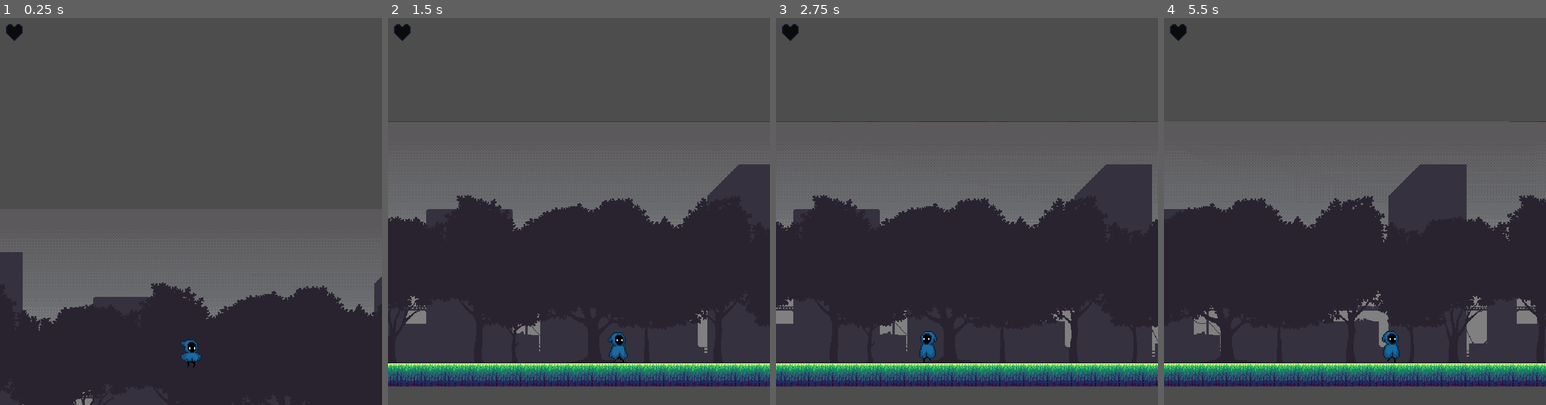
Above: before the commit, frames 1-4 (left to right).
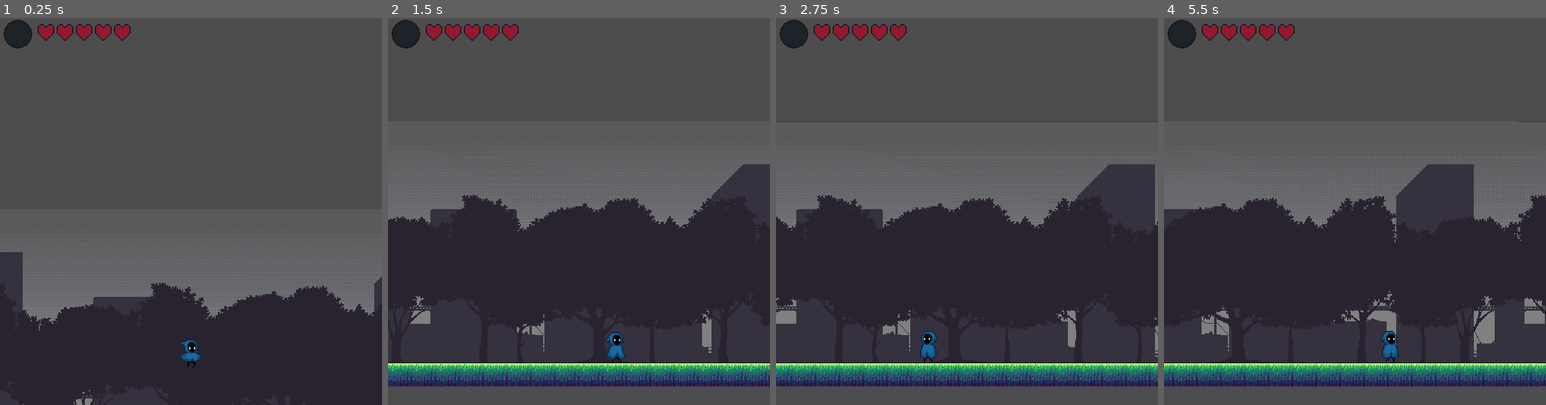
Above: after the commit, the same moments.

Repository: 0308612/2D-Metroidvania-Game-Prototype
Game: Godot game, scene res://scenes/opening_room.tscn
Two runs of this game, one before a commit and one after it. Both use one fixed random seed, a clock stepped at 60 frames per second and the inputs below.
Inputs (mouse positions are in pixels of both pictures, inside the frame that each line leads up to):
- Up to frame 1 (0.25 s): no input
- Up to frame 2 (1.5 s): move the mouse to (663, 192) at 0.52 s; hold D (move right) from 0.53 s (still down); click (663, 192) at 0.6 s; tap Space (jump) at 0.77 s; tap E (heal, bound only after the commit) at 0.8, 1.35 s; move the mouse to (502, 230) at 1.27 s
- Up to frame 3 (2.75 s): tap Space (jump) at 1.52 s; click (890, 230) at 1.55 s; move the mouse to (1005, 126) at 2.02 s; release D (move right) at 2.03 s; hold A (move left) from 2.03 s (still down); click (1005, 126) at 2.1 s; tap E (heal, bound only after the commit) at 2.3 s
- Up to frame 4 (5.5 s): move the mouse to (1335, 288) at 2.77 s; release A (move left) at 2.78 s; hold D (move right) 2.78-4.28 s; tap Shift (dash) at 2.85 s; tap Space (jump) at 3.02, 3.77, 4.52 s; click (1335, 288) at 3.05 s; move the mouse to (1469, 269) at 3.52 s; tap E (heal, bound only after the commit) at 3.6, 5.1 s; move the mouse to (1240, 153) at 4.27 s; hold A (move left) 4.28-5.03 s; click (1240, 153) at 4.35 s; move the mouse to (1374, 211) at 5.02 s; hold D (move right) from 5.03 s (still down)

The runs differ from the first frame. In frame 1, 1.1% of the frame differs, in the area x 0-35%, y 0-8%; in frame 2, 5.1%; in frame 3, 4.8%; in frame 4, 7.0%, in the area x 0-100%, y 0-96%.

Commit message:
heal bug will replace with timer function fixed damage and mana

Diff:
--- a/2d-metroidvania-game-prototype/non room scenes/Player.tscn
+++ b/2d-metroidvania-game-prototype/non room scenes/Player.tscn
@@ -23,6 +23,30 @@
 atlas = ExtResource("1_ifl7v")
 region = Rect2(768, 1152, 192, 192)
 
+[sub_resource type="AtlasTexture" id="AtlasTexture_ua70v"]
+atlas = ExtResource("1_ifl7v")
+region = Rect2(0, 768, 192, 192)
+
+[sub_resource type="AtlasTexture" id="AtlasTexture_spbo8"]
+atlas = ExtResource("1_ifl7v")
+region = Rect2(192, 768, 192, 192)
+
+[sub_resource type="AtlasTexture" id="AtlasTexture_r3fwu"]
+atlas = ExtResource("1_ifl7v")
+region = Rect2(384, 768, 192, 192)
+
+[sub_resource type="AtlasTexture" id="AtlasTexture_eqeqs"]
+atlas = ExtResource("1_ifl7v")
+region = Rect2(576, 768, 192, 192)
+
+[sub_resource type="AtlasTexture" id="AtlasTexture_coh3d"]
+atlas = ExtResource("1_ifl7v")
+region = Rect2(768, 768, 192, 192)
+
+[sub_resource type="AtlasTexture" id="AtlasTexture_my5uk"]
+atlas = ExtResource("1_ifl7v")
+region = Rect2(960, 768, 192, 192)
+
 [sub_resource type="AtlasTexture" id="AtlasTexture_je5di"]
 atlas = ExtResource("1_ifl7v")
 region = Rect2(0, 0, 192, 192)
@@ -180,6 +204,29 @@
 "loop": 0,
 "name": &"Death",
 "speed": 3.0
+}, {
+"frames": [{
+"duration": 1.0,
+"texture": SubResource("AtlasTexture_ua70v")
+}, {
+"duration": 1.0,
+"texture": SubResource("AtlasTexture_spbo8")
+}, {
+"duration": 1.0,
+"texture": SubResource("AtlasTexture_r3fwu")
+}, {
+"duration": 1.0,
+"texture": SubResource("AtlasTexture_eqeqs")
+}, {
+"duration": 1.0,
+"texture": SubResource("AtlasTexture_coh3d")
+}, {
+"duration": 1.0,
+"texture": SubResource("AtlasTexture_my5uk")
+}],
+"loop": 0,
+"name": &"Heal",
+"speed": 5.0
 }, {
 "frames": [{
 "duration": 75.0,
@@ -326,16 +373,18 @@
 [sub_resource type="RectangleShape2D" id="RectangleShape2D_3t5ij"]
 size = Vector2(84, 188)
 
-[node name="Player" type="CharacterBody2D" unique_id=2145290091]
+[node name="Player" type="CharacterBody2D" unique_id=2145290091 groups=["Player"]]
 scale = Vector2(0.25, 0.25)
+collision_mask = 5
 safe_margin = 0.14
 script = ExtResource("1_je5di")
 
 [node name="AnimatedSprite2D" type="AnimatedSprite2D" parent="." unique_id=473413631]
 sprite_frames = SubResource("SpriteFrames_3t5ij")
-animation = &"attack"
+animation = &"Heal"
 autoplay = "Idle"
-frame = 4
+frame = 5
+frame_progress = 1.0
 
 [node name="CollisionShape2D" type="CollisionShape2D" parent="." unique_id=72450738]
 position = Vector2(-5, 17)
--- a/2d-metroidvania-game-prototype/non room scenes/slime.tscn
+++ b/2d-metroidvania-game-prototype/non room scenes/slime.tscn
@@ -126,7 +126,7 @@
 
 [node name="Area2D" type="Area2D" parent="." unique_id=2113466514]
 collision_layer = 4
-collision_mask = 2
+collision_mask = 3
 
 [node name="CollisionShape2D" type="CollisionShape2D" parent="Area2D" unique_id=1970578699]
 position = Vector2(-0.5, 5.5)
@@ -134,3 +134,4 @@
 debug_color = Color(0.996401, 0, 0.19618145, 0.41960785)
 
 [connection signal="area_entered" from="Area2D" to="." method="_on_area_2d_area_entered"]
+[connection signal="body_entered" from="Area2D" to="." method="_on_area_2d_body_entered"]
--- a/2d-metroidvania-game-prototype/project.godot
+++ b/2d-metroidvania-game-prototype/project.godot
@@ -80,6 +80,12 @@
 , Object(InputEventKey,"resource_local_to_scene":false,"resource_name":"","device":-1,"window_id":0,"alt_pressed":false …(186 unchanged characters)…
 ]
 }
+heal={
+"deadzone": 0.2,
+"events": [Object(InputEventKey,"resource_local_to_scene":false,"resource_name":"","device":-1,"window_id":0,"alt_pressed":false,"shift_pressed":false,"ctrl_pressed":false,"meta_pressed":false,"pressed":false,"keycode":0,"physical_keycode":69,"key_label":0,"unicode":101,"location":0,"echo":false,"script":null)
+, Object(InputEventJoypadButton,"resource_local_to_scene":false,"resource_name":"","device":-1,"button_index":1,"pressure":0.0,"pressed":false,"script":null)
+]
+}
 
 [layer_names]
 
--- a/2d-metroidvania-game-prototype/scenes/opening_room.tscn
+++ b/2d-metroidvania-game-prototype/scenes/opening_room.tscn
@@ -12,6 +12,7 @@
 [ext_resource type="PackedScene" uid="uid://3tdsyp8kqasj" path="res://non room scenes/slime.tscn" id="9_fr0h7"]
 [ext_resource type="Texture2D" uid="uid://4h1bqrw0eion" path="res://assets/Assets (HK)/UI/Sprites/HeartSpriteSheet.png" id="11_1qmql"]
 [ext_resource type="Script" uid="uid://br5fa65cjqyft" path="res://scripts/ui.gd" id="11_myada"]
+[ext_resource type="Texture2D" uid="uid://cdugsp1lfh2a5" path="res://assets/Assets (HK)/UI/Sprites/soul_bar.png" id="13_5knqo"]
 
 [sub_resource type="TileSetAtlasSource" id="TileSetAtlasSource_fr0h7"]
 texture = ExtResource("3_q2dgp")
@@ -970,8 +971,14 @@
 script = ExtResource("11_myada")
 
 [node name="hearts" type="Sprite2D" parent="UI" unique_id=2140239312]
-position = Vector2(24, 24)
+position = Vector2(77, 24)
 scale = Vector2(2, 2)
 texture = ExtResource("11_1qmql")
 hframes = 5
 frame = 4
+
+[node name="mana" type="Sprite2D" parent="UI" unique_id=669292494]
+position = Vector2(30, 27)
+texture = ExtResource("13_5knqo")
+hframes = 5
+frame = 4
--- a/2d-metroidvania-game-prototype/scripts/Globals.gd
+++ b/2d-metroidvania-game-prototype/scripts/Globals.gd
@@ -1,3 +1,5 @@
 extends Node2D
 
 var Player_health = 5
+var Max_player_health = 5
+var Player_mana = 0.0
--- a/2d-metroidvania-game-prototype/scripts/player_controller.gd
+++ b/2d-metroidvania-game-prototype/scripts/player_controller.gd
@@ -39,6 +39,10 @@
 var is_attacking:bool = false
 var can_attack:bool = true
 
+var hold_time:float = 1.5
+var hold_timer:float = 0.0
+var holding:bool = false
+
 func _ready() -> void:
 	sword_collider.disabled = true
 
@@ -54,6 +58,7 @@
 	Jump_Logic()
 	wall_logic()
 	attack()
+	changeing_mana(delta)
 
 	move_and_slide()
 
@@ -168,3 +173,26 @@
 		sword_collider.disabled = true
 		is_attacking = false
 		can_attack = true
+
+func changeing_mana(delta: float):
+	if Input.is_action_just_pressed("heal"):
+		holding = true
+		hold_timer = 0.0
+
+	if holding:
+		velocity = Vector2.ZERO
+		animation_player.play("Heal")
+		if Input.is_action_just_pressed("heal")	 and hold_timer <= hold_time:
+			hold_time += delta
+		else:
+			if hold_timer >= hold_time:
+				can_heal()
+			holding = false
+			hold_timer = 0.0
+
+
+func can_heal():
+	if Globals.Player_mana >= 0.25:
+		if Globals.Player_health < Globals.Max_player_health:
+			Globals.Player_health += 1
+		Globals.Player_mana -= 0.25
--- a/2d-metroidvania-game-prototype/scripts/slime.gd
+++ b/2d-metroidvania-game-prototype/scripts/slime.gd
@@ -2,7 +2,8 @@
 
 @onready var player: CharacterBody2D = $"../../../../Player"
 signal enemy_died(enemy_node)
-@export var health:int = 10
+@export var health:int = 20
+@export var damage:int = 1
 
 func _process(_delta: float) -> void:
 	if health <= 0:
@@ -12,3 +13,9 @@
 func _on_area_2d_area_entered(area: Area2D) -> void:
 	if area.is_in_group("sword"):
 		health -= player.damage
+		if Globals.Player_mana < 1:
+			Globals.Player_mana += 0.25
+
+func _on_area_2d_body_entered(body: Node2D) -> void:
+	if body.is_in_group("Player"):
+		Globals.Player_health -= damage
--- a/2d-metroidvania-game-prototype/scripts/ui.gd
+++ b/2d-metroidvania-game-prototype/scripts/ui.gd
@@ -1,7 +1,7 @@
 extends CanvasLayer
 
 const heart_row_size = 8
-const heart_offset = 16
+const heart_offset = 2
 
 # Called when the node enters the scene tree for the first time.
 func _ready() -> void:
@@ -13,5 +13,32 @@
 
 
 # Called every frame. 'delta' is the elapsed time since the previous frame.
-func _process(delta: float) -> void:
-	pass
+func _process(_delta: float) -> void:
+	mana_regen()
+
+	for hearts in $hearts.get_children():
+		var index = hearts.get_index()
+		var x = (index * heart_row_size) * heart_offset
+		var y = (index / heart_row_size) * heart_offset
+		hearts.position = Vector2(x,y)
+
+		var last_heart = floor(Globals.Player_health)
+		if index > last_heart:
+			hearts.frame = 0
+		if index == last_heart:
+			hearts.frame = (Globals.Player_health - last_heart) * 4
+		if index < last_heart:
+			hearts.frame = 4
+
+
+func mana_regen():
+	if Globals.Player_mana == 1.0:
+		$mana.frame = 0
+	if Globals.Player_mana == 0.75:
+		$mana.frame = 1
+	if Globals.Player_mana == 0.5:
+		$mana.frame = 2
+	if Globals.Player_mana == 0.25:
+		$mana.frame = 3
+	if Globals.Player_mana == 0.0:
+		$mana.frame = 4
Binary file added: 2d-metroidvania-game-prototype/assets/Assets (HK)/UI/Sprites/soul_bar.png
Not shown, added: 2d-metroidvania-game-prototype/assets/Assets (HK)/UI/Sprites/soul_bar.png.import
